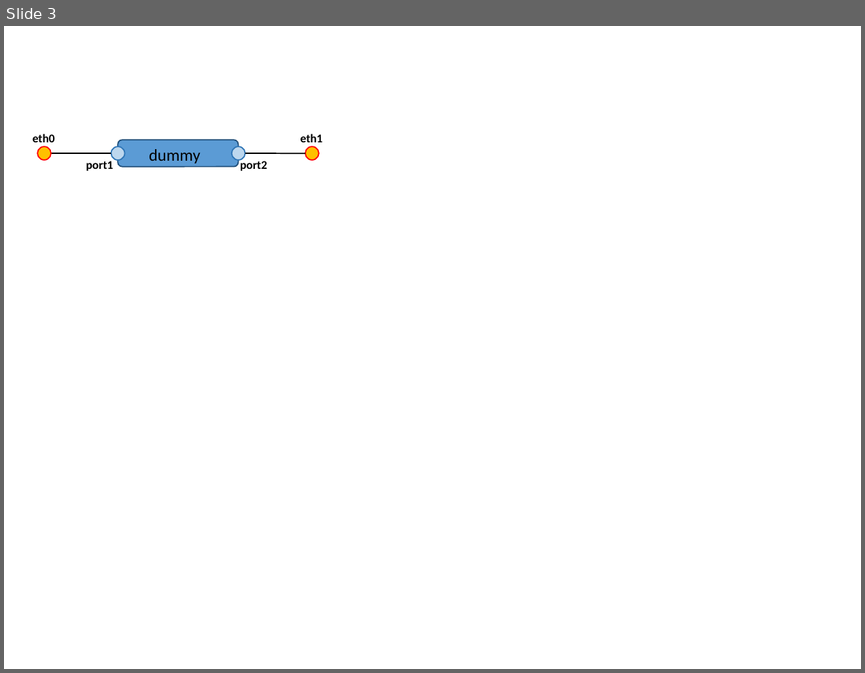
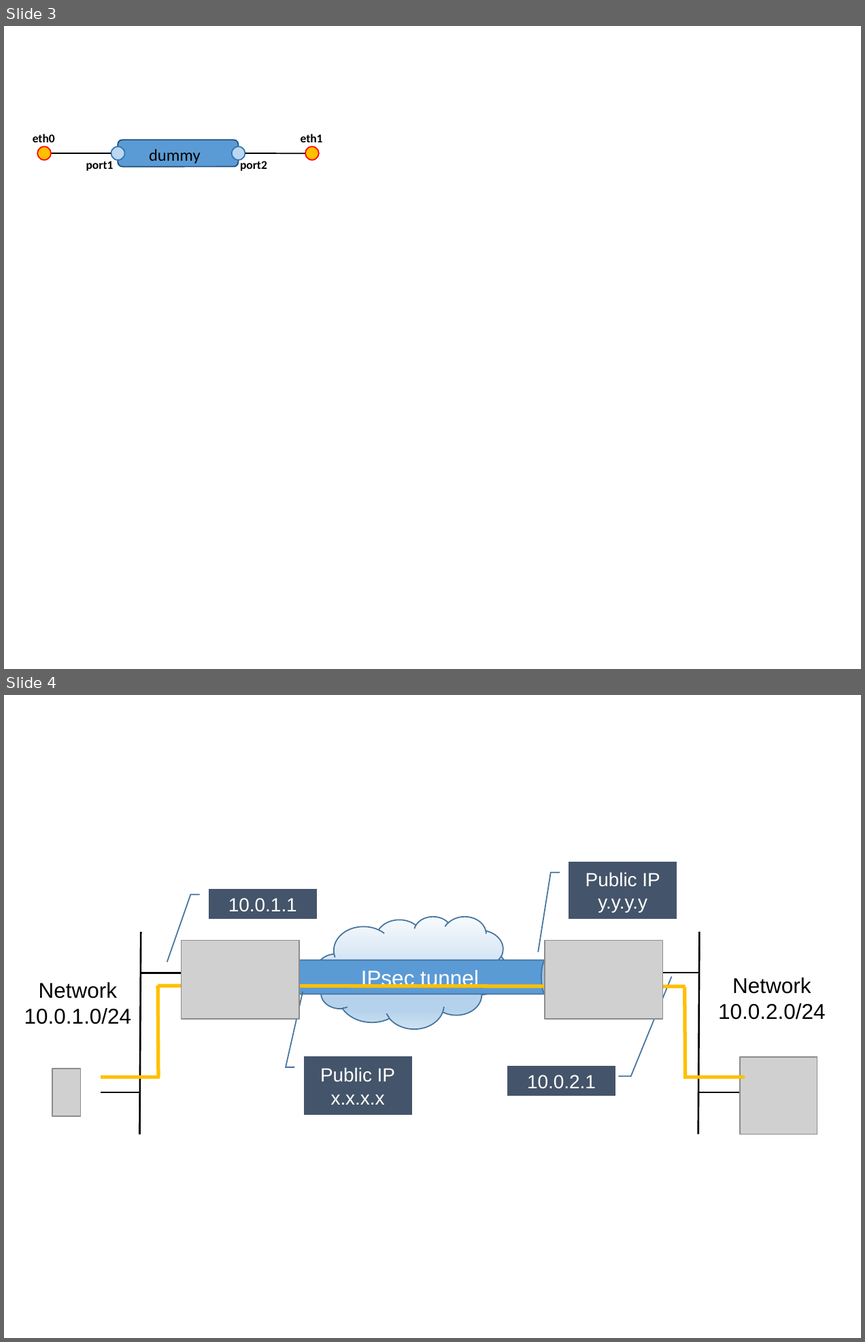
Before and after one commit to wfailla/un-orchestrator, a slide deck: images/Pictures.pptx. Shown one above the other, each under a label of ours: slide 3 before the commit, slides 3 and 4 after it. The pictures are 865x673 and 865x1342 pixels, drawn with LibreOffice and Linux fonts; fonts in the diff are those of the drawing; grey boxes stand for pictures. Boxes give left, top, right and bottom in pixels: in the first picture for what was removed or moved away, otherwise in the second. Text is boxed around its words. In the diff, an @@ line names an element or a change of style, - is before the commit and + after.

Commit message:
Update pictures source file

```diff
--- a/images/Pictures.pptx
+++ b/images/Pictures.pptx
@@ slide 4 added at (x1=4, y1=695, x2=861, y2=1338), background #FFFFFF @@
@@ callout added at (x1=568, y1=861, x2=677, y2=918), fill #44546A, outline #43739E 1 pt, 16 pt, text #FFFFFF @@
+Public IP
+y.y.y.y
@@ callout added at (x1=209, y1=889, x2=317, y2=919), fill #44546A, outline #43739E 1 pt, 16 pt, text #FFFFFF @@
+10.0.1.1
@@ cloud added at (x1=317, y1=916, x2=507, y2=1028), fill gradient #F7FAFD to #B5D2EC to #CEE1F2, outline #43739E 1 pt @@
@@ line added from (141, 932) to (139, 1134), #000000 1.5 pt @@
@@ line added from (699, 932) to (698, 1134), #000000 1.5 pt @@
@@ picture added at (x1=181, y1=940, x2=300, y2=1018) @@
@@ cylinder added at (x1=294, y1=960, x2=550, y2=994), fill #5B9BD5, outline #43739E 1 pt, 18 pt, text #FFFFFF @@
+IPsec tunnel
@@ picture added at (x1=545, y1=940, x2=663, y2=1018) @@
@@ line added from (182, 972) to (141, 972), #000000 1.5 pt @@
@@ line added from (699, 972) to (659, 972), #000000 1.5 pt @@
@@ text added at (x1=718, y1=977, x2=825, y2=1019), 18 pt, text #000000 @@
+Network
+10.0.2.0/24
@@ text added at (x1=24, y1=982, x2=132, y2=1024), 18 pt, text #000000 @@
+Network
+10.0.1.0/24
@@ line added from (158, 1077) to (158, 985), #FFC000 3 pt @@
@@ line added from (158, 985) to (685, 986), #FFC000 3 pt @@
@@ line added from (685, 1078) to (684, 987), #FFC000 3 pt @@
@@ callout added at (x1=304, y1=1055, x2=412, y2=1115), fill #44546A, outline #43739E 1 pt, 16 pt, text #FFFFFF @@
+Public IP
+x.x.x.x
@@ picture added at (x1=740, y1=1057, x2=817, y2=1134) @@
@@ picture added at (x1=52, y1=1068, x2=80, y2=1117) @@
@@ line added from (100, 1077) to (160, 1077), #FFC000 3 pt @@
@@ callout added at (x1=507, y1=1066, x2=615, y2=1096), fill #44546A, outline #43739E 1 pt, 16 pt, text #FFFFFF @@
+10.0.2.1
@@ line added from (685, 1077) to (745, 1077), #FFC000 3 pt @@
@@ line added from (141, 1091) to (100, 1091), #000000 1.5 pt @@
@@ line added from (739, 1091) to (699, 1091), #000000 1.5 pt @@
```
